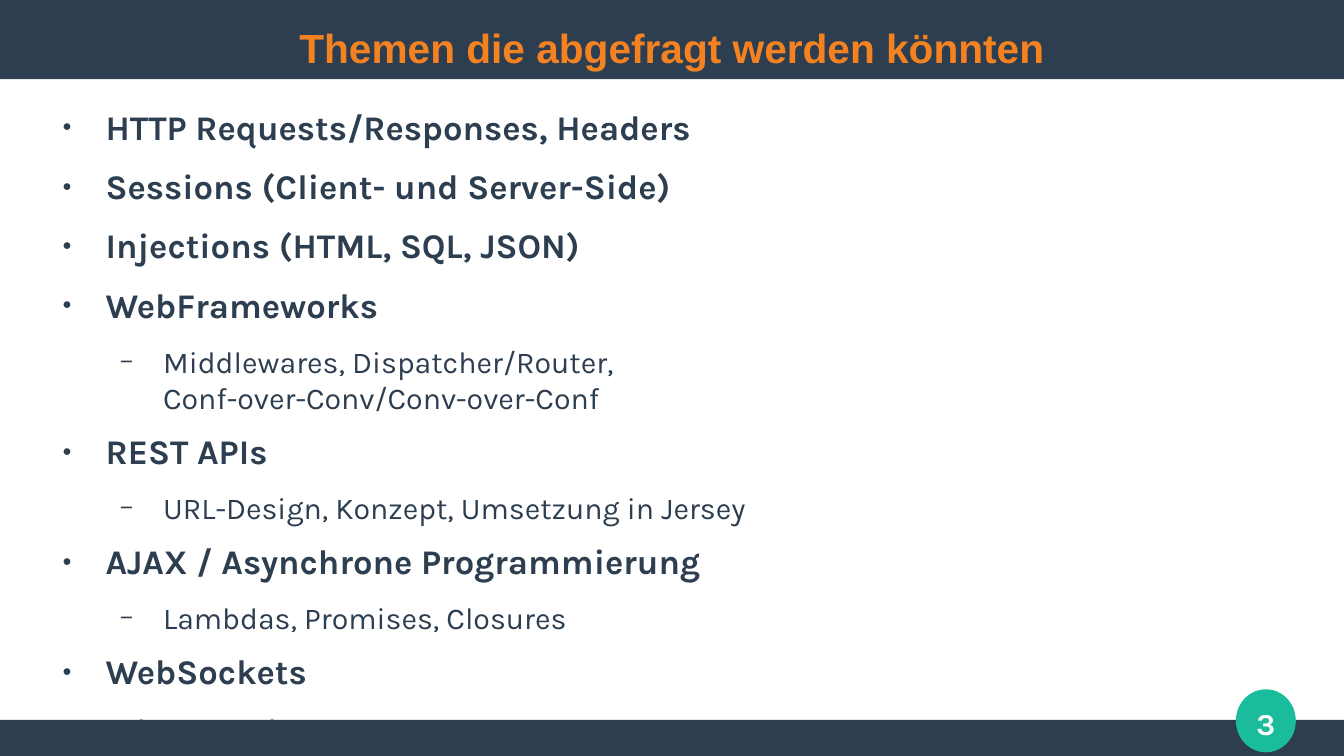
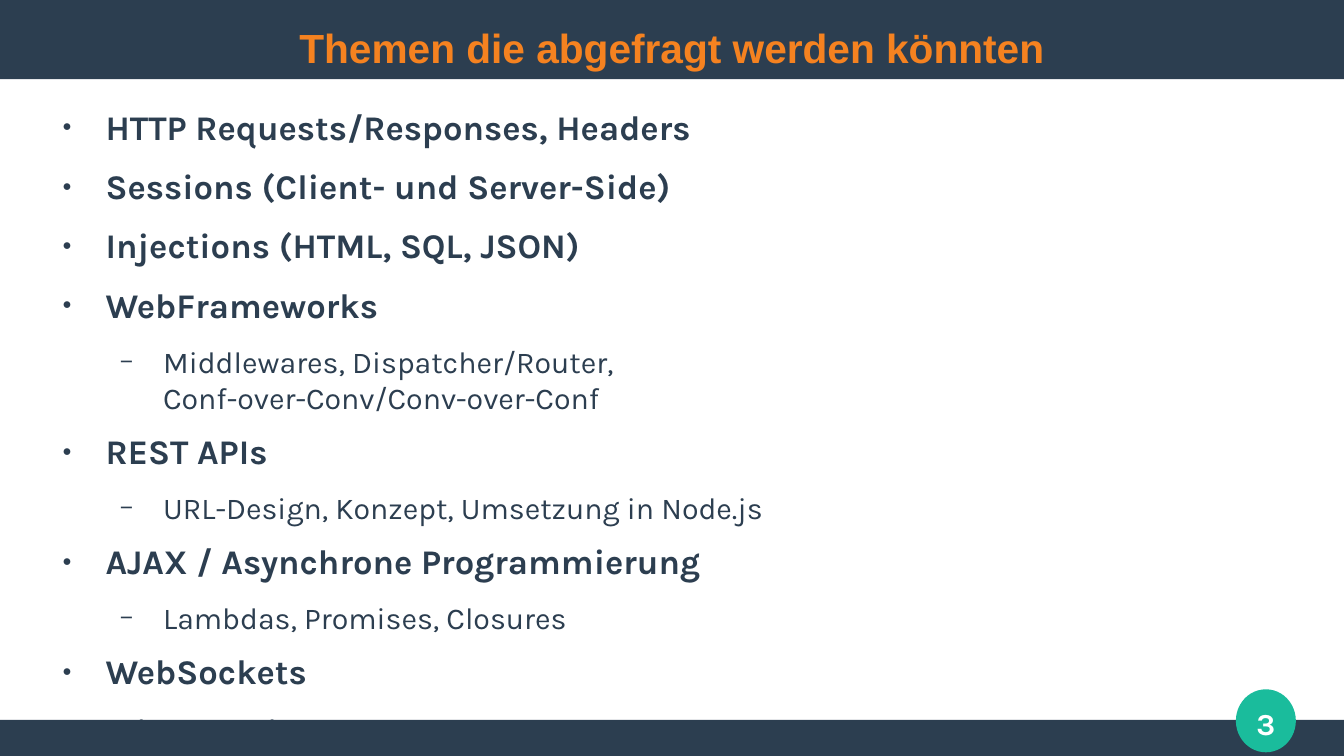
Before and after one commit to ghandmann/HS-AlbSig-WebAnwendungen2, a slide deck: slide 3 of Kapitel/99_Klausurvorbereitung.odp. Drawn at 1344x756 pixels with LibreOffice and Linux fonts; fonts in the diff are those of the drawing. Boxes give left, top, right and bottom in pixels: in the first picture for what was removed or moved away, otherwise in the second. Text is boxed around its words. In the diff, an @@ line names an element or a change of style, - is before the commit and + after.

```diff
--- a/Kapitel/99_Klausurvorbereitung.odp
+++ b/Kapitel/99_Klausurvorbereitung.odp
@@ text at (163, 498, 762, 526): text changed @@
-  − URL-Design, Konzept, Umsetzung in Jersey
+  − URL-Design, Konzept, Umsetzung in Node.js
```
Also in this commit, not shown: 1 slide added.
